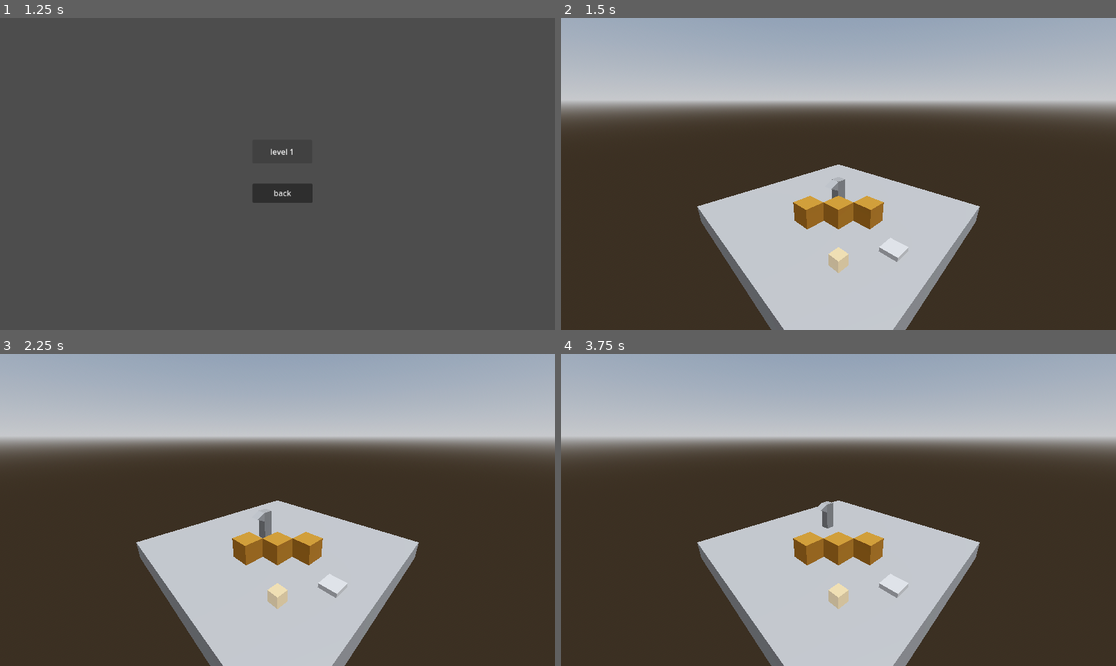
Above: before the commit, frames 1-4 (two rows, left to right).
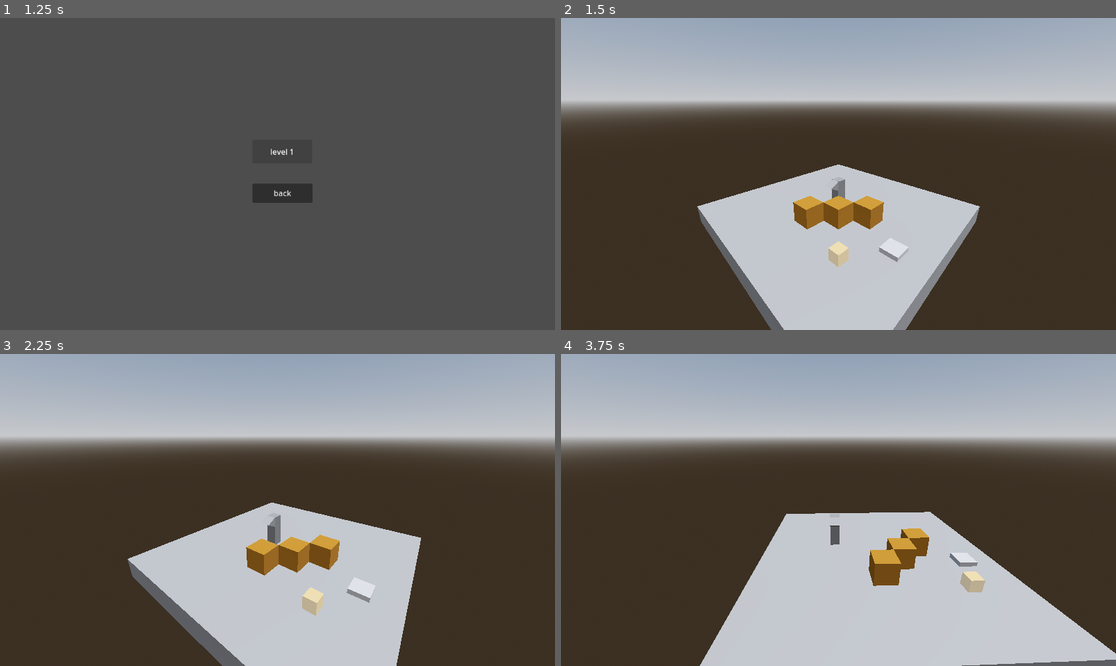
Above: after the commit, the same moments.

Repository: Jnight1104/Iso-Journey
Game: Godot game, scene res://Scenes/Main_menu.tscn
The game is run twice, just before and just after one commit, with the same random seed, the same clock (stepped at 60 frames per second) and the same inputs. The project has no main scene, so this scene is started directly.
Inputs:
- Up to frame 1 (1.25 s): click "Play" at 0.5 s
- Up to frame 2 (1.5 s): click "level 1" at 1.25 s
- Up to frame 3 (2.25 s): tap Enter at 2 s; hold Right (ui_right) from 2.03 s (still down); hold , (ui_comma, bound only after the commit) from 2.03 s (still down)
- Up to frame 4 (3.75 s): tap . (ui_period, bound only after the commit) at 2.3, 2.85 s; release Right (ui_right) at 2.78 s; release , (ui_comma, bound only after the commit) at 2.78 s; hold Down (ui_down) 2.78-3.53 s; tap , (ui_comma, bound only after the commit) at 3.05 s; hold Right (ui_right) from 3.53 s (still down); hold , (ui_comma, bound only after the commit) from 3.53 s (still down)

Frame 1 is identical in both runs. In frame 2, 0.2% of the frame differs, in the area x 48-52%, y 71-82%; in frame 3, 7.3%; in frame 4, 16%, in the area x 24-100%, y 46-100%.

Commit message:
Implemented rotational camera movement and updated win collectible interaction

Diff:
--- a/Scenes/Level_1.tscn
+++ b/Scenes/Level_1.tscn
@@ -1,6 +1,7 @@
-[gd_scene load_steps=10 format=3 uid="uid://d4kc2ojewuget"]
+[gd_scene load_steps=11 format=3 uid="uid://d4kc2ojewuget"]
 
 [ext_resource type="PackedScene" uid="uid://pkgm4m42dt3k" path="res://Scenes/Player.tscn" id="1_e747c"]
+[ext_resource type="Script" path="res://Scripts/camera.gd" id="1_g2l8i"]
 [ext_resource type="PackedScene" uid="uid://c2crxba3owhbe" path="res://Scenes/Box.tscn" id="2_onu2b"]
 [ext_resource type="PackedScene" uid="uid://cfyksnkf74v44" path="res://Scenes/Win_collectible.tscn" id="3_adoy0"]
 [ext_resource type="PackedScene" uid="uid://llop56s2vxno" path="res://Scenes/Pressure_plate.tscn" id="4_g432u"]
@@ -39,6 +40,7 @@
 
 [node name="Camera3D" type="Camera3D" parent="."]
 transform = Transform3D(-0.707107, -0.241845, 0.664463, 0, 0.939693, 0.34202, -0.707107, 0.241845, -0.664463, 7, 6, -7)
+script = ExtResource("1_g2l8i")
 
 [node name="DirectionalLight3D" type="DirectionalLight3D" parent="."]
 transform = Transform3D(-0.965926, -0.25, 0.0669873, 0, 0.258819, 0.965926, -0.258819, 0.933013, -0.25, 2, 11, -3)
@@ -80,7 +82,7 @@
 transform = Transform3D(1, 0, 0, 0, 1, 0, 0, 0, 1, 0, 1, -2)
 
 [node name="Win_collectible" parent="." instance=ExtResource("3_adoy0")]
-transform = Transform3D(1, 0, 0, 0, 1, 0, 0, 0, 1, 3, 0.75, -3)
+transform = Transform3D(1, 0, 0, 0, 1, 0, 0, 0, 1, 3, 1, -3)
 
 [node name="Area3D" parent="." instance=ExtResource("4_g432u")]
 transform = Transform3D(1, 0, 0, 0, 1, 0, 0, 0, 1, 1, 0.5, -4)
--- a/Scenes/Win_collectible.tscn
+++ b/Scenes/Win_collectible.tscn
@@ -1,32 +1,24 @@
-[gd_scene load_steps=5 format=3 uid="uid://cfyksnkf74v44"]
+[gd_scene load_steps=4 format=3 uid="uid://cfyksnkf74v44"]
 
 [ext_resource type="Script" path="res://Scripts/win_collectible.gd" id="1_c8y4d"]
+
+[sub_resource type="BoxShape3D" id="BoxShape3D_fno27"]
+size = Vector3(0.6, 0.6, 0.6)
 
 [sub_resource type="StandardMaterial3D" id="StandardMaterial3D_bj0ta"]
 transparency = 1
 albedo_color = Color(1, 0.78, 0.4, 0.53)
 metallic_specular = 0.0
 
-[sub_resource type="BoxShape3D" id="BoxShape3D_k1p0y"]
-size = Vector3(0.5, 0.5, 0.5)
+[node name="Area3D" type="Area3D"]
+script = ExtResource("1_c8y4d")
 
-[sub_resource type="BoxShape3D" id="BoxShape3D_fno27"]
-size = Vector3(0.6, 0.6, 0.6)
-
-[node name="RigidBody3D" type="RigidBody3D"]
-script = ExtResource("1_c8y4d")
+[node name="CollisionShape3D" type="CollisionShape3D" parent="."]
+transform = Transform3D(1, 0, 0, 0, 1, 0, 0, 0, 1, 0, 0.05, 0)
+shape = SubResource("BoxShape3D_fno27")
 
 [node name="CSGBox3D" type="CSGBox3D" parent="."]
 size = Vector3(0.5, 0.5, 0.5)
 material = SubResource("StandardMaterial3D_bj0ta")
 
-[node name="CollisionShape3D" type="CollisionShape3D" parent="."]
-shape = SubResource("BoxShape3D_k1p0y")
-
-[node name="Area3D" type="Area3D" parent="."]
-
-[node name="CollisionShape3D" type="CollisionShape3D" parent="Area3D"]
-transform = Transform3D(1, 0, 0, 0, 1, 0, 0, 0, 1, 0, 0.05, 0)
-shape = SubResource("BoxShape3D_fno27")
-
-[connection signal="body_entered" from="Area3D" to="." method="_collected"]
+[connection signal="body_entered" from="." to="." method="_collected"]
--- /dev/null
+++ b/Scripts/camera.gd
@@ -0,0 +1,38 @@
+extends Camera3D
+
+@onready var global = get_node("/root/Global")
+const CAMERA_OFFSET_RADIUS : float = sqrt(98)
+const CAMERA_Y_POS : float = 5.5
+const LERP_RATE : float = 0.2
+const ROTATION_RATE : float = 1
+const STARTING_ROTATION : float = 3 * PI / 4
+var camera_offset_x : float = 0.0
+var camera_offset_z : float = 0.0
+var camera_offset : Vector3 = Vector3(0, 0, 0)
+var target_rotation : float = 0.0
+
+# Called when the node enters the scene tree for the first time.
+func _ready():
+	target_rotation = STARTING_ROTATION
+
+
+# Called every frame. 'delta' is the elapsed time since the previous frame.
+func _process(delta):
+	camera_offset_x = sin(rotation.y) * CAMERA_OFFSET_RADIUS
+	camera_offset_z = cos(rotation.y) * CAMERA_OFFSET_RADIUS
+	camera_offset = Vector3(camera_offset_x, CAMERA_Y_POS, camera_offset_z) + global.player_pos
+	print(position.y)
+	if Input.is_action_pressed("ui_period"):
+		target_rotation += ROTATION_RATE * delta
+	if Input.is_action_pressed("ui_comma"):
+		target_rotation -= ROTATION_RATE * delta
+
+	# Moves and rotates the camera toward the target location smoothly
+	rotation.y = lerp(rotation.y, target_rotation, LERP_RATE)
+	position = camera_offset #lerp(position, camera_offset, LERP_RATE)
+
+# 135, +x -z
+# 45, +x +z
+# -135, -x -z
+# -45, -x +z
+# sin for x     cos for z
--- a/Scripts/global.gd
+++ b/Scripts/global.gd
@@ -1,3 +1,4 @@
 extends Node
 
 var level : int = 1
+var player_pos : Vector3 = Vector3(0, 0, 0)
--- a/Scripts/player.gd
+++ b/Scripts/player.gd
@@ -1,12 +1,13 @@
 extends CharacterBody3D
 
+@onready var global = get_node("/root/Global")
 const SPAWN : Vector3 = Vector3(0, 0.5, 0)
 const UP : Vector3 = Vector3(1, 0, 0)
 const DOWN : Vector3 = Vector3(-1, 0, 0)
 const LEFT : Vector3 = Vector3(0, 0, -1)
 const RIGHT : Vector3 = Vector3(0, 0, 1)
 const MOVE_DELAY : float = 0.1
-const LERP_RATE : float = 0.3
+const LERP_RATE : float = 0.2
 const MAX_ACTION_QUEUE : int = 2
 var target_location : Vector3 = SPAWN
 var moving : bool = false
@@ -25,6 +26,7 @@
 
 # Called every frame. 'delta' is the elapsed time since the previous frame.
 func _process(delta):
+	global.player_pos = position
 	if Input.is_action_just_pressed("ui_up"):
 		_move_input(UP)
 	elif Input.is_action_just_pressed("ui_down"):
--- a/Scripts/win_collectible.gd
+++ b/Scripts/win_collectible.gd
@@ -1,8 +1,8 @@
-extends RigidBody3D
+extends Area3D
 
 const TRANSPARENT_COLOUR : Color = Color(1, 0.78, 0.4, 0.53)
 const OPAQUE_COLOUR : Color = Color(1, 0.78, 0.4, 1)
-
+var unlocked : bool = false
 
 # Called when the node enters the scene tree for the first time.
 func _ready():
@@ -15,10 +15,11 @@
 
 
 func _collected(body):
-	if body.is_in_group("Player"):
+	if body.is_in_group("Player") and unlocked:
 		print("plink")
 		queue_free()
 
 
 func _win():
 	$CSGBox3D.material.albedo_color = OPAQUE_COLOUR
+	unlocked = true
--- a/project.godot
+++ b/project.godot
@@ -23,3 +23,16 @@
 Boundaries=""
 Box=""
 Player=""
+
+[input]
+
+ui_period={
+"deadzone": 0.5,
+"events": [Object(InputEventKey,"resource_local_to_scene":false,"resource_name":"","device":-1,"window_id":0,"alt_pressed":false,"shift_pressed":false,"ctrl_pressed":false,"meta_pressed":false,"pressed":false,"keycode":0,"physical_keycode":46,"key_label":0,"unicode":46,"location":0,"echo":false,"script":null)
+]
+}
+ui_comma={
+"deadzone": 0.5,
+"events": [Object(InputEventKey,"resource_local_to_scene":false,"resource_name":"","device":-1,"window_id":0,"alt_pressed":false,"shift_pressed":false,"ctrl_pressed":false,"meta_pressed":false,"pressed":false,"keycode":0,"physical_keycode":44,"key_label":0,"unicode":44,"location":0,"echo":false,"script":null)
+]
+}
